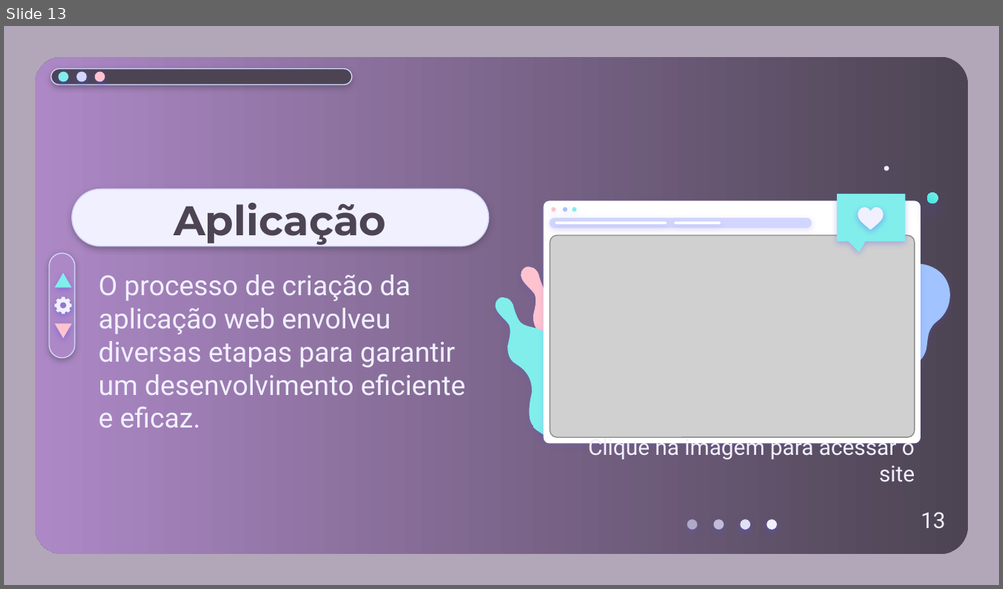
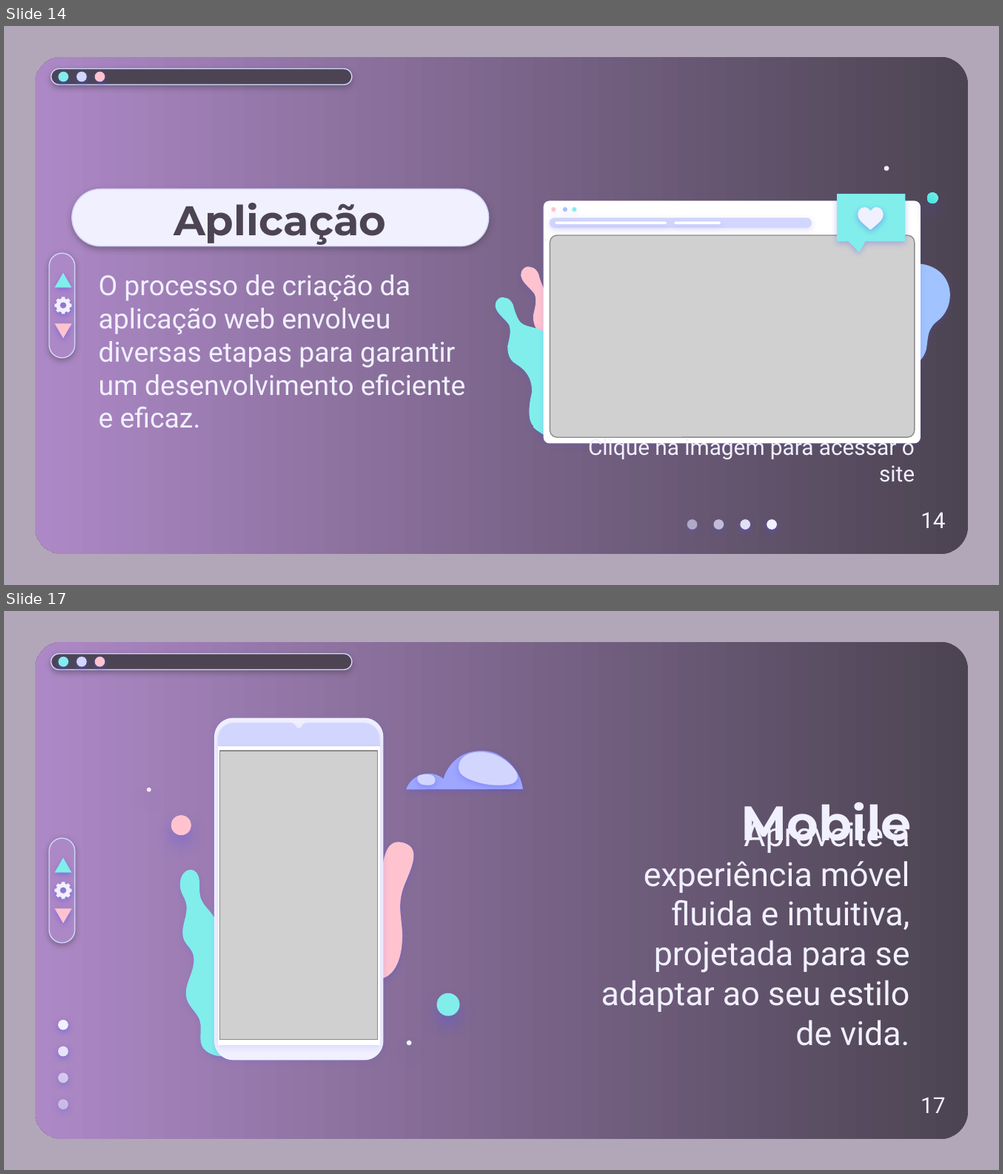
Before and after one commit to Localize-Jahu/Documentos, a slide deck: Apresentação/Localize Jahu - Apresentação.pptx. Shown one above the other, each under a label of ours: slide 13 before the commit, slides 14 and 17 after it; the slides between them are not shown. The pictures are 1003x589 and 1003x1174 pixels, drawn with LibreOffice and Linux fonts; fonts in the diff are those of the drawing; grey boxes stand for pictures. Boxes give left, top, right and bottom in pixels: in the first picture for what was removed or moved away, otherwise in the second. Text is boxed around its words. In the diff, an @@ line names an element or a change of style, - is before the commit and + after.

```diff
--- a/Apresentação/Localize Jahu - Apresentação.pptx
+++ b/Apresentação/Localize Jahu - Apresentação.pptx
@@ slide 17 added at bbox=[4, 611, 999, 1170], background #B2A7B8; not listed: 5 template elements that a slide beside it also shows @@
@@ freeform shape added at bbox=[214, 718, 383, 1060], fill #F1F0FF @@
@@ freeform shape added at bbox=[218, 723, 380, 746], fill #D2D6FF @@
@@ freeform shape added at bbox=[218, 746, 380, 1045], fill #FFFFFF @@
@@ picture added at bbox=[220, 752, 377, 1041] @@
@@ freeform shape added at bbox=[406, 752, 522, 790], fill #9EA6FF @@
@@ freeform shape added at bbox=[458, 752, 518, 785], fill #D2D6FF @@
@@ ellipse added at bbox=[147, 787, 152, 793], fill #F1F0FF @@
@@ freeform shape added at bbox=[417, 774, 435, 785], fill #D2D6FF @@
@@ title added at bbox=[740, 802, 911, 851], 35 pt, text #F1F0FF, bold @@
+Mobile
@@ ellipse added at bbox=[168, 812, 195, 838], fill #FFC3D0 @@
@@ subtitle added at bbox=[601, 816, 910, 1046], 24 pt, text #F1F0FF @@
+Aproveite a experiência móvel fluida e intuitiva, projetada para se adaptar ao seu estilo de vida.
@@ rounded rectangle added at bbox=[49, 838, 75, 943], fill #AD88C6, outline #D2D6FF 0.75 pt @@
@@ freeform shape added at bbox=[330, 833, 439, 988], fill #FFC3D0 @@
@@ triangle added at bbox=[55, 857, 71, 872], fill #81EEEB @@
@@ freeform shape added at bbox=[180, 869, 239, 1056], fill #81EEEB @@
@@ freeform shape added at bbox=[55, 883, 71, 900], fill #F1F0FF @@
@@ triangle added at bbox=[55, 908, 71, 923], fill #FFC3D0 @@
@@ ellipse added at bbox=[432, 990, 464, 1021], fill #81EEEB @@
@@ ellipse added at bbox=[406, 1039, 412, 1047], fill #F1F0FF @@
@@ text added at bbox=[920, 1098, 945, 1113], 16 pt, text #F1F0FF @@
+17
@@ group added at bbox=[58, 1019, 68, 1109]: 4 ellipses @@
@@ what was slide 13 is now slide 14 @@
@@ slide 14 changed as well @@
@@ text at bbox=[920, 512, 945, 528]: text changed @@
-13
+14
```
Also in this commit, not shown: 11 other slides changed, 3 other slides added, 3 slides removed.
